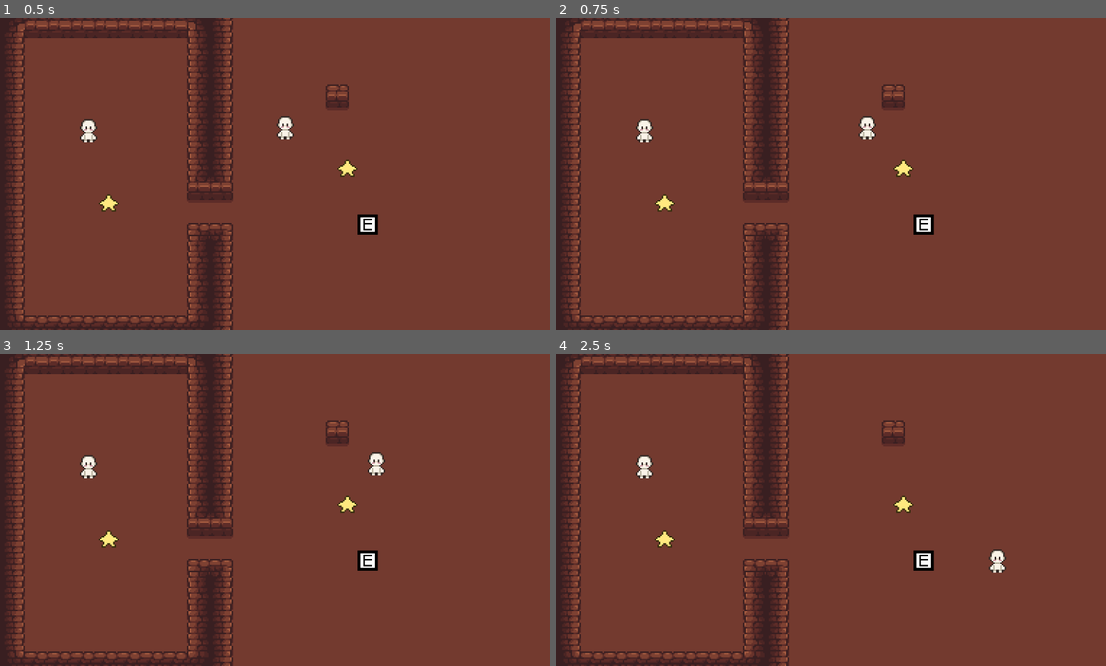
Above: before the commit, frames 1-4 (two rows, left to right).
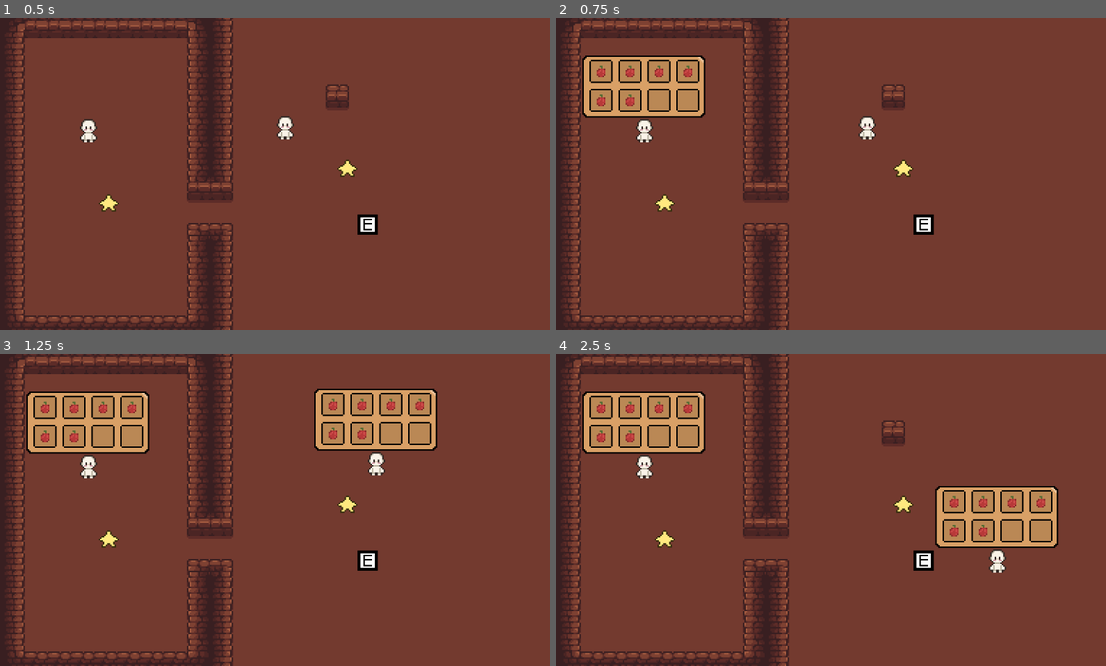
Above: after the commit, the same moments.

Repository: AlexBaam/FII_Code_2026
Game: Godot game, scene res://Scenes/Main.tscn
Same seed, same stepped clock (60 frames per second), same inputs: the game is played once before the commit and once after it.
Inputs:
- Up to frame 1 (0.5 s): no input
- Up to frame 2 (0.75 s): hold Right (ui_right) from 0.53 s (still down); tap Q (q, bound only after the commit) at 0.6 s
- Up to frame 3 (1.25 s): keep holding Right (ui_right); tap / (slash, bound only after the commit) at 0.8 s
- Up to frame 4 (2.5 s): release Right (ui_right) at 1.28 s; hold Down (ui_down) 1.28-2.03 s; tap / (slash, bound only after the commit) at 1.35, 2.3 s; tap Q (q, bound only after the commit) at 1.55, 2.1 s; hold Right (ui_right) from 2.03 s (still down)

Frame 1 is identical in both runs. In frame 2, 4.4% of the frame differs, in the area x 4-28%, y 12-33%; in frame 3, 8.7%; in frame 4, 8.8%, in the area x 4-92%, y 12-63%.

Commit message:
am facut inceputul unui sistem de inventar basic , inca mai lucrez la el , trebuie sa il schimb sa fie pentru fiecare player in parte de asemena , dar momentan ma concentrez pe un sistem de pickup

Diff:
--- a/co-op-game/Scenes/Main.tscn
+++ b/co-op-game/Scenes/Main.tscn
@@ -1,10 +1,10 @@
 [gd_scene format=4 uid="uid://yqjk8yl1h3a2"]
 
-[ext_resource type="PackedScene" uid="uid://bdinjh14tgp3m" path="res://scenes/player1.tscn" id="1_o5qli"]
-[ext_resource type="PackedScene" uid="uid://dm13kyh2na8tb" path="res://scenes/player2.tscn" id="2_0wfyh"]
+[ext_resource type="PackedScene" uid="uid://bdinjh14tgp3m" path="res://Scenes/player1.tscn" id="1_o5qli"]
+[ext_resource type="PackedScene" uid="uid://dm13kyh2na8tb" path="res://Scenes/player2.tscn" id="2_0wfyh"]
 [ext_resource type="Texture2D" uid="uid://81ghnpck7hhd" path="res://assets/tilesets/Jose Javier (SnowHex) - All Tiles Free Ver..png" id="3_sugp2"]
-[ext_resource type="PackedScene" uid="uid://b8ugyeaibuslt" path="res://scenes/star.tscn" id="4_jyhfs"]
-[ext_resource type="PackedScene" uid="uid://wy127ak6ebt" path="res://scenes/enemy.tscn" id="5_tbgi4"]
+[ext_resource type="PackedScene" uid="uid://b8ugyeaibuslt" path="res://Scenes/star.tscn" id="4_jyhfs"]
+[ext_resource type="PackedScene" uid="uid://wy127ak6ebt" path="res://Scenes/enemy.tscn" id="5_tbgi4"]
 
 [sub_resource type="TileSetAtlasSource" id="TileSetAtlasSource_jyhfs"]
 texture = ExtResource("3_sugp2")
--- /dev/null
+++ b/co-op-game/Scenes/inventory_manager.gd
@@ -0,0 +1,14 @@
+extends Node2D
+
+#for inventory
+
+@export var inv: Inv
+
+# Called when the node enters the scene tree for the first time.
+func _ready() -> void:
+	pass # Replace with function body.
+
+
+# Called every frame. 'delta' is the elapsed time since the previous frame.
+func _process(delta: float) -> void:
+	pass
--- /dev/null
+++ b/co-op-game/inventory.gd
@@ -0,0 +1,5 @@
+extends Resource
+
+class_name Inv
+
+@export var items: Array[InvItem]
--- /dev/null
+++ b/co-op-game/inventory/Inv_UI.gd
@@ -0,0 +1,37 @@
+extends Control
+
+@onready var inv1: Inv = preload("res://inventory/player1inv.tres")
+@onready var inv2: Inv = preload("res://inventory/player2inv.tres")
+@onready var slots: Array = $NinePatchRect/GridContainer.get_children()
+
+var is_open = false
+
+func _ready():
+	update_slots()
+	close()
+
+func update_slots():
+	for i in range(min(inv1.items.size(), slots.size())):
+		slots[i].update(inv1.items[i])
+	for j in range(min(inv2.items.size(), slots.size())):
+		slots[j].update(inv2.items[j])
+
+func _process(delta):
+	if Input.is_action_just_pressed("q") and get_parent().name=='Player1':
+		if is_open:
+			close()
+		else:
+			open()
+	if Input.is_action_just_pressed("slash") and (get_parent().name=='Player2'):
+		if is_open:
+			close()
+		else:
+			open()
+
+func open():
+	visible = true
+	is_open = true
+
+func close():
+	visible = false
+	is_open = false
--- /dev/null
+++ b/co-op-game/inventory/Inv_UI.tscn
@@ -0,0 +1,62 @@
+[gd_scene format=3 uid="uid://c46ijqivpdirw"]
+
+[ext_resource type="Script" uid="uid://cc3e6cvxy5x0a" path="res://inventory/Inv_UI.gd" id="1_xrtpi"]
+[ext_resource type="Texture2D" uid="uid://2w1y3avhrj8r" path="res://assets/sprites/inventory-background.png" id="2_q0yqk"]
+[ext_resource type="PackedScene" uid="uid://t3n1xf8lffiq" path="res://inventory/inv_ui_slot.tscn" id="3_c0iq0"]
+
+[node name="Inv_UI" type="Control" unique_id=44971926]
+custom_minimum_size = Vector2(85, 43)
+layout_mode = 3
+anchors_preset = 0
+offset_right = 85.0
+offset_bottom = 43.0
+script = ExtResource("1_xrtpi")
+
+[node name="NinePatchRect" type="NinePatchRect" parent="." unique_id=757794560]
+layout_mode = 0
+offset_right = 85.0
+offset_bottom = 43.0
+texture = ExtResource("2_q0yqk")
+patch_margin_left = 6
+patch_margin_top = 6
+patch_margin_right = 6
+patch_margin_bottom = 6
+
+[node name="GridContainer" type="GridContainer" parent="NinePatchRect" unique_id=1669404163]
+layout_mode = 1
+anchors_preset = 8
+anchor_left = 0.5
+anchor_top = 0.5
+anchor_right = 0.5
+anchor_bottom = 0.5
+offset_left = -38.0
+offset_top = -18.75
+offset_right = 38.0
+offset_bottom = 18.75
+grow_horizontal = 2
+grow_vertical = 2
+columns = 4
+
+[node name="inv_UI_slot1" parent="NinePatchRect/GridContainer" unique_id=1669708131 instance=ExtResource("3_c0iq0")]
+layout_mode = 2
+
+[node name="inv_UI_slot2" parent="NinePatchRect/GridContainer" unique_id=977000992 instance=ExtResource("3_c0iq0")]
+layout_mode = 2
+
+[node name="inv_UI_slot3" parent="NinePatchRect/GridContainer" unique_id=919621410 instance=ExtResource("3_c0iq0")]
+layout_mode = 2
+
+[node name="inv_UI_slot4" parent="NinePatchRect/GridContainer" unique_id=332040870 instance=ExtResource("3_c0iq0")]
+layout_mode = 2
+
+[node name="inv_UI_slot5" parent="NinePatchRect/GridContainer" unique_id=1075987117 instance=ExtResource("3_c0iq0")]
+layout_mode = 2
+
+[node name="inv_UI_slot6" parent="NinePatchRect/GridContainer" unique_id=1532039835 instance=ExtResource("3_c0iq0")]
+layout_mode = 2
+
+[node name="inv_UI_slot7" parent="NinePatchRect/GridContainer" unique_id=2132652606 instance=ExtResource("3_c0iq0")]
+layout_mode = 2
+
+[node name="inv_UI_slot8" parent="NinePatchRect/GridContainer" unique_id=1490266385 instance=ExtResource("3_c0iq0")]
+layout_mode = 2
--- /dev/null
+++ b/co-op-game/inventory/inv_ui_slot.gd
@@ -0,0 +1,10 @@
+extends Panel
+
+@onready var item_visual: Sprite2D = $CenterContainer/Panel/item_display
+
+func update(item: InvItem):
+	if item:
+		item_visual.visible = true
+		item_visual.texture = item.texture
+	else:
+		item_visual.visible = false
--- /dev/null
+++ b/co-op-game/inventory/inv_ui_slot.tscn
@@ -0,0 +1,26 @@
+[gd_scene format=3 uid="uid://t3n1xf8lffiq"]
+
+[ext_resource type="Texture2D" uid="uid://c4xoghhqjuasr" path="res://assets/sprites/inventory-slot.png" id="1_dfngl"]
+[ext_resource type="Script" uid="uid://dml4og5fnjakx" path="res://inventory/inv_ui_slot.gd" id="1_fcwim"]
+
+[node name="inv_UI_slot" type="Panel" unique_id=1669708131]
+self_modulate = Color(1, 1, 1, 0)
+custom_minimum_size = Vector2(16, 16)
+offset_right = 16.0
+offset_bottom = 16.0
+script = ExtResource("1_fcwim")
+
+[node name="Sprite2D" type="Sprite2D" parent="." unique_id=2082555514]
+texture = ExtResource("1_dfngl")
+centered = false
+
+[node name="CenterContainer" type="CenterContainer" parent="." unique_id=272004496]
+custom_minimum_size = Vector2(16, 16)
+layout_mode = 0
+offset_right = 16.0
+offset_bottom = 16.0
+
+[node name="Panel" type="Panel" parent="CenterContainer" unique_id=502983789]
+layout_mode = 2
+
+[node name="item_display" type="Sprite2D" parent="CenterContainer/Panel" unique_id=1696429527]
--- /dev/null
+++ b/co-op-game/inventory/inventory_item.gd
@@ -0,0 +1,6 @@
+extends Resource
+
+class_name InvItem
+
+@export var name: String = ""
+@export var texture: Texture2D
--- /dev/null
+++ b/co-op-game/inventory/items/apple.tres
@@ -0,0 +1,10 @@
+[gd_resource type="Resource" script_class="InvItem" format=3 uid="uid://cwlpbj5t6q7ux"]
+
+[ext_resource type="Script" uid="uid://b6jay7y7wd68e" path="res://inventory/inventory_item.gd" id="1_cd3v3"]
+[ext_resource type="Texture2D" uid="uid://bmg0h10orp1oc" path="res://assets/sprites/apple-icon.png" id="2_cd3v3"]
+
+[resource]
+script = ExtResource("1_cd3v3")
+name = "apple"
+texture = ExtResource("2_cd3v3")
+metadata/_custom_type_script = "uid://b6jay7y7wd68e"
--- /dev/null
+++ b/co-op-game/inventory/player1inv.tres
@@ -0,0 +1,10 @@
+[gd_resource type="Resource" script_class="Inv" format=3 uid="uid://cx3rtjo5fq80p"]
+
+[ext_resource type="Script" uid="uid://b6jay7y7wd68e" path="res://inventory/inventory_item.gd" id="1_ykjtg"]
+[ext_resource type="Resource" uid="uid://cwlpbj5t6q7ux" path="res://inventory/items/apple.tres" id="2_ynaes"]
+[ext_resource type="Script" uid="uid://rgeoamqd6ljh" path="res://inventory.gd" id="3_5mpug"]
+
+[resource]
+script = ExtResource("3_5mpug")
+items = Array[ExtResource("1_ykjtg")]([ExtResource("2_ynaes")])
+metadata/_custom_type_script = "uid://rgeoamqd6ljh"
--- /dev/null
+++ b/co-op-game/inventory/player2inv.tres
@@ -0,0 +1,10 @@
+[gd_resource type="Resource" script_class="Inv" format=3 uid="uid://x6cnykjlai6p"]
+
+[ext_resource type="Script" uid="uid://b6jay7y7wd68e" path="res://inventory/inventory_item.gd" id="1_mhbeo"]
+[ext_resource type="Resource" uid="uid://cwlpbj5t6q7ux" path="res://inventory/items/apple.tres" id="2_6duu4"]
+[ext_resource type="Script" uid="uid://rgeoamqd6ljh" path="res://inventory.gd" id="3_n8wxl"]
+
+[resource]
+script = ExtResource("3_n8wxl")
+items = Array[ExtResource("1_mhbeo")]([ExtResource("2_6duu4"), ExtResource("2_6duu4"), ExtResource("2_6duu4"), ExtResource("2_6duu4"), ExtResource("2_6duu4"), ExtResource("2_6duu4"), null, null])
+metadata/_custom_type_script = "uid://rgeoamqd6ljh"
--- a/co-op-game/project.godot
+++ b/co-op-game/project.godot
@@ -15,6 +15,24 @@
 config/features=PackedStringArray("4.6", "GL Compatibility")
 config/icon="res://assets/sprites/icon.svg"
 
+[input]
+
+i={
+"deadzone": 0.2,
+"events": [Object(InputEventKey,"resource_local_to_scene":false,"resource_name":"","device":-1,"window_id":0,"alt_pressed":false,"shift_pressed":false,"ctrl_pressed":false,"meta_pressed":false,"pressed":false,"keycode":0,"physical_keycode":73,"key_label":0,"unicode":105,"location":0,"echo":false,"script":null)
+]
+}
+slash={
+"deadzone": 0.2,
+"events": [Object(InputEventKey,"resource_local_to_scene":false,"resource_name":"","device":-1,"window_id":0,"alt_pressed":false,"shift_pressed":false,"ctrl_pressed":false,"meta_pressed":false,"pressed":false,"keycode":0,"physical_keycode":47,"key_label":0,"unicode":47,"location":0,"echo":false,"script":null)
+]
+}
+q={
+"deadzone": 0.2,
+"events": [Object(InputEventKey,"resource_local_to_scene":false,"resource_name":"","device":-1,"window_id":0,"alt_pressed":false,"shift_pressed":false,"ctrl_pressed":false,"meta_pressed":false,"pressed":false,"keycode":0,"physical_keycode":81,"key_label":0,"unicode":113,"location":0,"echo":false,"script":null)
+]
+}
+
 [physics]
 
 3d/physics_engine="Jolt Physics"
--- a/co-op-game/scenes/player1.tscn
+++ b/co-op-game/scenes/player1.tscn
@@ -2,6 +2,9 @@
 
 [ext_resource type="Texture2D" uid="uid://cqrtopd8ni55t" path="res://assets/sprites/16x16/16x16 Idle-Sheet.png" id="1_igli2"]
 [ext_resource type="Script" uid="uid://cvfpgoxbl4fs4" path="res://scripts/PlayerScripts/player_one_movement.gd" id="2_qir2g"]
+[ext_resource type="Script" uid="uid://djsmu7qi1d1ha" path="res://Scenes/inventory_manager.gd" id="3_rliju"]
+[ext_resource type="Resource" uid="uid://cx3rtjo5fq80p" path="res://inventory/player1inv.tres" id="4_l2cxq"]
+[ext_resource type="PackedScene" uid="uid://c46ijqivpdirw" path="res://inventory/Inv_UI.tscn" id="5_8k31v"]
 
 [sub_resource type="AtlasTexture" id="AtlasTexture_dcfem"]
 atlas = ExtResource("1_igli2")
@@ -123,3 +126,13 @@
 
 [node name="MovementScriptHolder" type="Node2D" parent="." unique_id=1761123811]
 script = ExtResource("2_qir2g")
+
+[node name="InventoryManager" type="Node2D" parent="." unique_id=178496424]
+script = ExtResource("3_rliju")
+inv = ExtResource("4_l2cxq")
+
+[node name="Inv_UI" parent="." unique_id=44971926 instance=ExtResource("5_8k31v")]
+offset_left = -43.0
+offset_top = -60.0
+offset_right = 42.0
+offset_bottom = -17.0
--- a/co-op-game/scenes/player2.tscn
+++ b/co-op-game/scenes/player2.tscn
@@ -2,6 +2,9 @@
 
 [ext_resource type="Texture2D" uid="uid://cqrtopd8ni55t" path="res://assets/sprites/16x16/16x16 Idle-Sheet.png" id="1_c08b3"]
 [ext_resource type="Script" uid="uid://bnideip7ci5wh" path="res://scripts/PlayerScripts/player_two_movement.gd" id="2_c08b3"]
+[ext_resource type="Script" uid="uid://djsmu7qi1d1ha" path="res://Scenes/inventory_manager.gd" id="3_udwdc"]
+[ext_resource type="Resource" uid="uid://x6cnykjlai6p" path="res://inventory/player2inv.tres" id="4_6mtmu"]
+[ext_resource type="PackedScene" uid="uid://c46ijqivpdirw" path="res://inventory/Inv_UI.tscn" id="5_5fhls"]
 
 [sub_resource type="AtlasTexture" id="AtlasTexture_qir2g"]
 atlas = ExtResource("1_c08b3")
@@ -57,3 +60,13 @@
 
 [node name="MovementScriptHolder" type="Node2D" parent="." unique_id=1472788371]
 script = ExtResource("2_c08b3")
+
+[node name="InventoryManager" type="Node2D" parent="." unique_id=1975473710]
+script = ExtResource("3_udwdc")
+inv = ExtResource("4_6mtmu")
+
+[node name="Inv_UI" parent="." unique_id=44971926 instance=ExtResource("5_5fhls")]
+offset_left = -43.0
+offset_top = -60.0
+offset_right = 42.0
+offset_bottom = -17.0
--- a/co-op-game/scripts/PlayerScripts/player_one_movement.gd
+++ b/co-op-game/scripts/PlayerScripts/player_one_movement.gd
@@ -1,5 +1,6 @@
 extends Node
 class_name PlayerOneMovement
+
 
 ## Emitted every frame that the character is moving, with the normalized direction.
 signal direction_changed(new_direction: Vector2)
Not shown, added: co-op-game/Scenes/inventory_manager.gd.uid
Binary file added: co-op-game/assets/sprites/apple-icon.png
Not shown, added: co-op-game/assets/sprites/apple-icon.png.import
Binary file added: co-op-game/assets/sprites/applelol-removebg-preview.png
Not shown, added: co-op-game/assets/sprites/applelol-removebg-preview.png.import
Binary file added: co-op-game/assets/sprites/applelol.jpg
Not shown, added: co-op-game/assets/sprites/applelol.jpg.import
Binary file added: co-op-game/assets/sprites/inventory-background.png
Not shown, added: co-op-game/assets/sprites/inventory-background.png.import
Binary file added: co-op-game/assets/sprites/inventory-slot.png
Not shown, added: co-op-game/assets/sprites/inventory-slot.png.import
Not shown, added: co-op-game/inventory.gd.uid
(and 3 more such lines)
